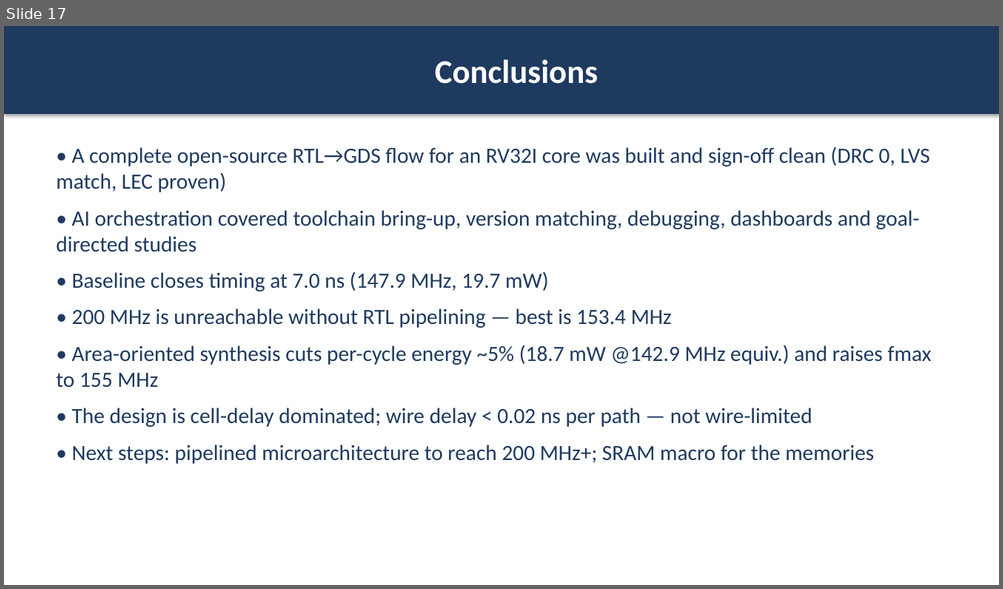
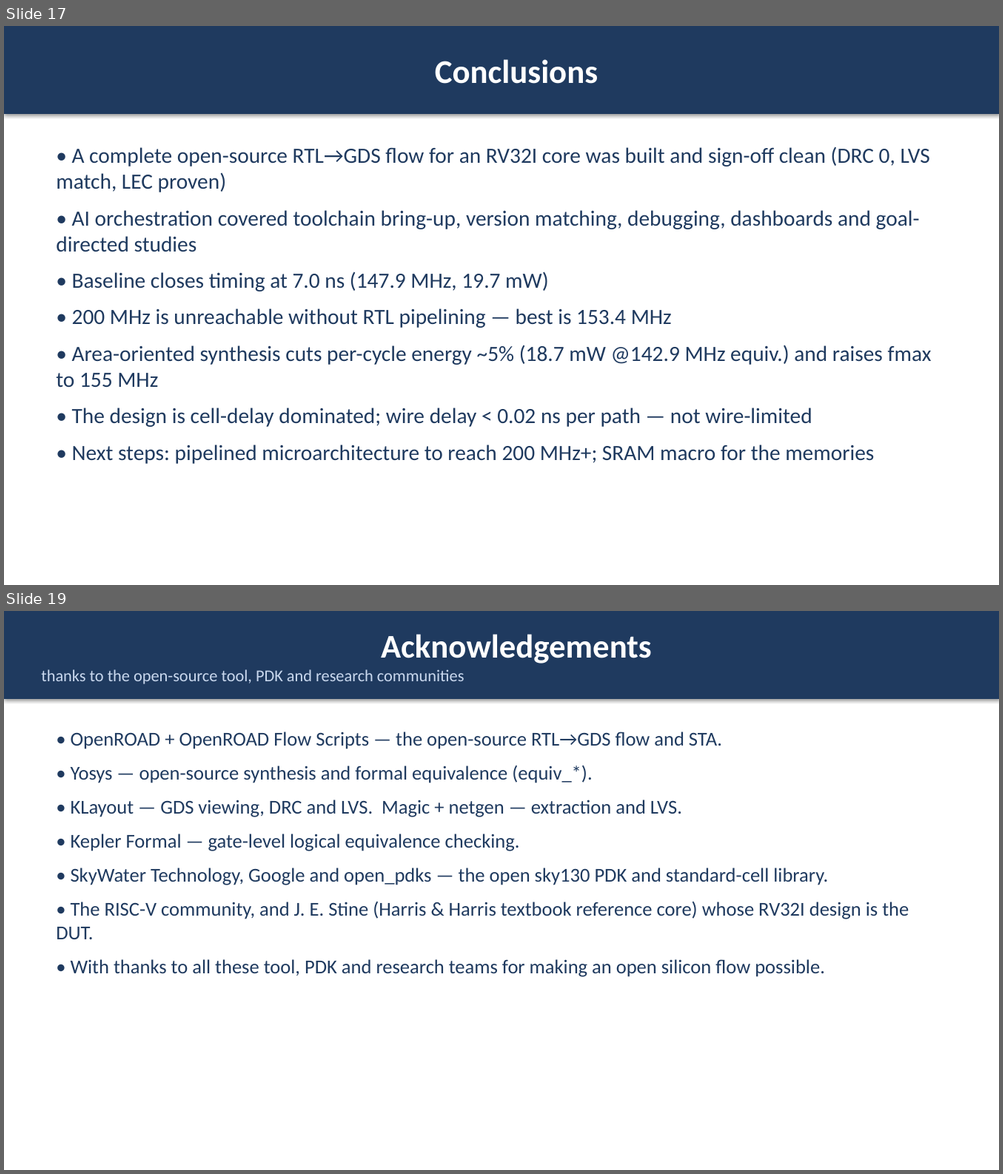
Before and after one commit to wuhannus/lunarch, a slide deck: flow/LUNARCH_AI_Driven_Chip_Design.pptx. Shown one above the other, each under a label of ours: slide 17 before the commit, slides 17 and 19 after it; the slides between them are not shown. The pictures are 1003x589 and 1003x1174 pixels, drawn with LibreOffice and Linux fonts; fonts in the diff are those of the drawing. Boxes give left, top, right and bottom in pixels: in the first picture for what was removed or moved away, otherwise in the second. Text is boxed around its words. In the diff, an @@ line names an element or a change of style, - is before the commit and + after.

Commit message:
Deck: avg levels/effort on p13, logical-effort backup slide, acknowledgements slide

```diff
--- a/flow/LUNARCH_AI_Driven_Chip_Design.pptx
+++ b/flow/LUNARCH_AI_Driven_Chip_Design.pptx
@@ slide 19 added at bbox=[4, 611, 999, 1170], background #FFFFFF @@
@@ rectangle added at bbox=[4, 611, 999, 699], fill #1F3A5F, 16 pt, text #C9D8EE @@
+Acknowledgements
+thanks to the open-source tool, PDK and research communities
@@ text added at bbox=[56, 732, 908, 977], 19 pt, text #1F3A5F @@
+• OpenROAD + OpenROAD Flow Scripts — the open-source RTL→GDS flow and STA.
+• Yosys — open-source synthesis and formal equivalence (equiv_*).
+• KLayout — GDS viewing, DRC and LVS. Magic + netgen — extraction and LVS.
+• Kepler Formal — gate-level logical equivalence checking.
+• SkyWater Technology, Google and open_pdks — the open sky130 PDK and standard-cell library.
+• The RISC-V community, and J. E. Stine (Harris & Harris textbook reference core) whose RV32I design is the DUT.
+• With thanks to all these tool, PDK and research teams for making an open silicon flow possible.
```
Also in this commit, not shown: 1 slide changed, 1 other slide added, 1 other file.
